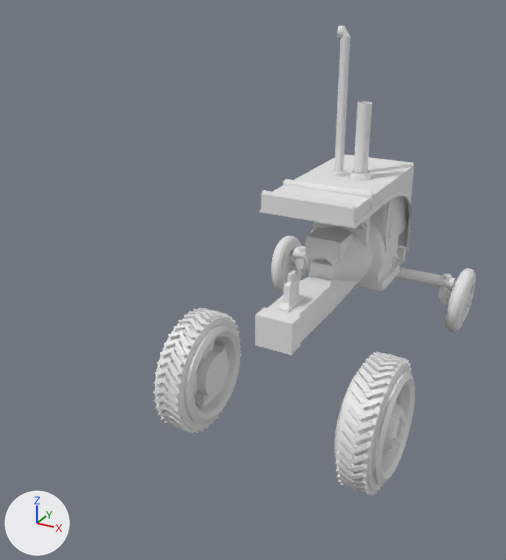
A saved change to the Blender file Model/tractor.blend.
The view is the same before and after, from a 50 mm camera at (12.16, -16.9, 12.43) aimed at (3.38, -0.95, 4.45). The lights are fixed; the arrows at lower left show +X, +Y and +Z.

Objects in the first picture: 'B_Tyre_left', 'B_Tyre_right', 'Cylinder.002', 'F_Tyre_right', 'Front_Tyre_left', 'Front_cover'.
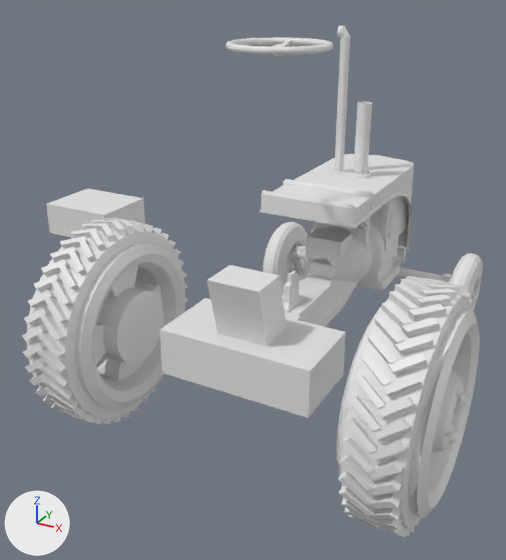
Location of each change, [x1, y1, x2, y2] in pixels of the pictures (506 x 560 px; the box of a moved part takes in the faces that stretch with it):
'B_Tyre_right', moved, rescaled (86% wider, 65% taller)
    before: [153, 308, 242, 433]
    after: [22, 217, 188, 424]
'Cylinder.002', reshaped (35% wider, 19% taller)
    before: [255, 25, 471, 355]
    after: [160, 25, 452, 418]
'B_Tyre_left', moved, rescaled (76% wider, 82% taller)
    before: [334, 352, 415, 495]
    after: [337, 276, 480, 537]
'Seat', added
    after: [46, 189, 145, 238]
'F_Tyre_right', moved, rescaled
    before: [271, 236, 302, 294]
    after: [263, 222, 309, 295]
'Front_Tyre_left', moved, rescaled
    before: [445, 268, 476, 332]
    after: [449, 253, 483, 311]
'Steering wheel', added
    after: [226, 37, 333, 56]
part 1 of me_cylinder_003, added
    after: [160, 265, 346, 418]
part 2 of me_cylinder_003, moved or reshaped
    before: [255, 273, 358, 355]
    after: [303, 273, 358, 327]

The change, as a diff of the scene's bpy script:
```diff
--- a/Model/tractor.blend.py
+++ b/Model/tractor.blend.py
@@ me_cylinder_003 @@
 # used by ob_cylinder_002; location = (6.8, 4.13, 2.76); rotation_euler = (0.0, 1.571, 0.0), in degrees (0, 90, 0); scale = (0.1, 0.1, 0.1)
-me_cylinder_003.from_pydata(...)  # 2534 vertices, 2285 faces, 19 loose edges; spans x -83.7..1.7, y -71.5..5.3, z -50.9..17.0
+me_cylinder_003.from_pydata(...)  # 2612 vertices, 2361 faces, 19 loose edges; spans x -83.7..1.7, y -92.3..5.3, z -50.9..17.0
+# me_cylinder_003 part 1: a new loose piece of 78 vertices spanning x -34.8..-7.9, y -92.3..-72.3, z -36.4..2.4
+# me_cylinder_003 part 2
+# 16 vertices in x -12.1..-9.2, y -71.5..-41.8, z -12.6..-11.8 move by (0.0, 0.0, 2.0)
+# 16 vertices in x -12.1..-9.2, y -71.5..-41.8, z -22.1..-21.3 move by (0.0, 0.0, -2.0)
@@ me_cube_009 @@
+me_cube_009.from_pydata(...)  # 980 vertices, 973 faces; spans x -6.11..6.58, y -6.11..6.58, z -1.33..0.19
@@ me_cube_010 @@
+me_cube_010.from_pydata(...)  # a box spanning x -1.2..1.2, y -1.0..1.0, z -1.0..0.0
@@ ob_b_tyre_right @@
 ob_b_tyre_right = bpy.data.objects.new('B_Tyre_right', me_cube_001)
-ob_b_tyre_right.location = (2.26, -2.11, 1.8)
+ob_b_tyre_right.location = (1.15, -4.37, 4.16)
 ob_b_tyre_right.rotation_euler = (0.0, 0.0, 4.712)  # degrees (0, 0, 270)
-ob_b_tyre_right.scale = (0.3, 0.41, 0.3)
+ob_b_tyre_right.scale = (0.441, 0.603, 0.441)
@@ ob_b_tyre_left @@
 ob_b_tyre_left = bpy.data.objects.new('B_Tyre_left', me_cube)
-ob_b_tyre_left.location = (7.65, -2.11, 1.8)
+ob_b_tyre_left.location = (9.07, -4.37, 4.16)
 ob_b_tyre_left.rotation_euler = (0.0, 0.0, 1.571)  # degrees (0, 0, 90)
-ob_b_tyre_left.scale = (0.3, 0.41, 0.3)
+ob_b_tyre_left.scale = (0.441, 0.603, 0.441)
@@ ob_front_tyre_left @@
 ob_front_tyre_left = bpy.data.objects.new('Front_Tyre_left', me_torus_005)
-ob_front_tyre_left.location = (8.22, 4.13, 2.8)
+ob_front_tyre_left.location = (8.22, 4.13, 2.76)
 ob_front_tyre_left.rotation_euler = (1.484, 0.0, 4.712)  # degrees (85, 0, 270)
-ob_front_tyre_left.scale = (0.14, 0.14, 1.0)
+ob_front_tyre_left.scale = (0.21, 0.21, 1.5)
@@ ob_f_tyre_right @@
 ob_f_tyre_right = bpy.data.objects.new('F_Tyre_right', me_torus_004)
-ob_f_tyre_right.location = (1.98, 4.13, 2.8)
+ob_f_tyre_right.location = (1.98, 4.13, 2.76)
 ob_f_tyre_right.rotation_euler = (1.484, 0.0, 1.571)  # degrees (85, 0, 90)
-ob_f_tyre_right.scale = (0.14, 0.14, 1.0)
+ob_f_tyre_right.scale = (0.21, 0.21, 1.5)
@@ ob_steering_wheel @@
+ob_steering_wheel = bpy.data.objects.new('Steering wheel', me_cube_009)
+ob_steering_wheel.location = (5.09, -3.02, 11.05)
+ob_steering_wheel.scale = (0.179, 0.179, 0.179)
@@ ob_seat @@
+ob_seat = bpy.data.objects.new('Seat', me_cube_010)
+ob_seat.location = (-3.03, 0.0, 5.56)
```
